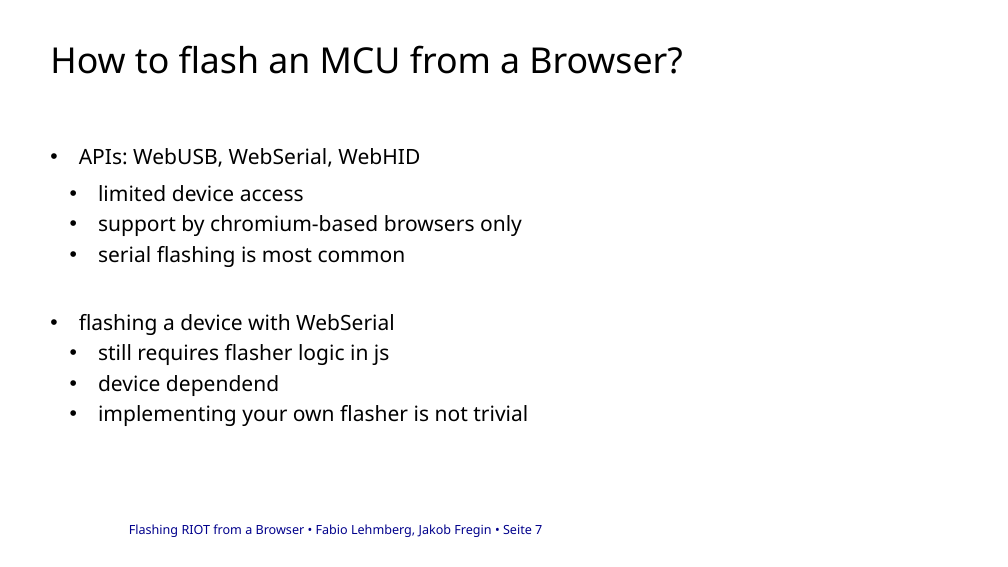
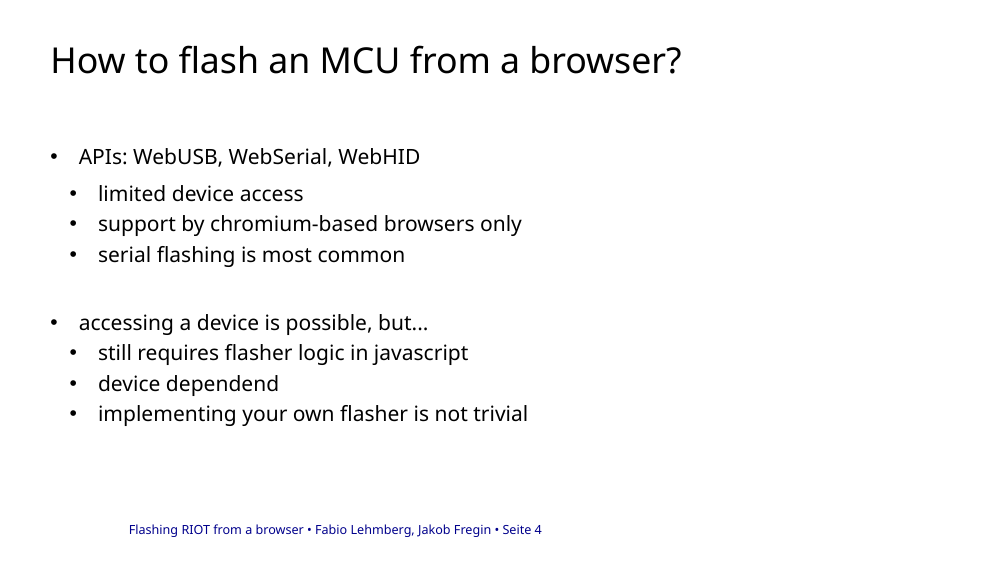
Before and after one commit to cheater78/RIOT-WebEditor, a slide deck: slide 4 of docs/project-log/RIoTPresentation.pptx (slide 7 before the commit). Drawn at 1008x567 pixels with LibreOffice and Linux fonts; fonts in the diff are those of the drawing; background and template pictures are left out. Boxes give left, top, right and bottom in pixels: in the first picture for what was removed or moved away, otherwise in the second. Text is boxed around its words. In the diff, an @@ line names an element or a change of style, - is before the commit and + after.

```diff
--- a/docs/project-log/RIoTPresentation.pptx
+++ b/docs/project-log/RIoTPresentation.pptx
@@ title at box(50, 45, 681, 74): text changed @@
-How to flash an MCU from a Browser?
+How to flash an MCU from a browser?
@@ text at box(79, 314, 468, 365): text changed @@
-  • flashing a device with WebSerial
-    • still requires flasher logic in js
+  • accessing a device is possible, but...
+    • still requires flasher logic in javascript
@@ text at box(129, 524, 542, 537): text changed @@
-Flashing RIOT from a Browser • Fabio Lehmberg, Jakob Fregin • Seite 7
+Flashing RIOT from a browser • Fabio Lehmberg, Jakob Fregin • Seite 4
```
Also in this commit, not shown: 7 other slides changed, 1 slide added, 9 slides removed, 1 other file.
